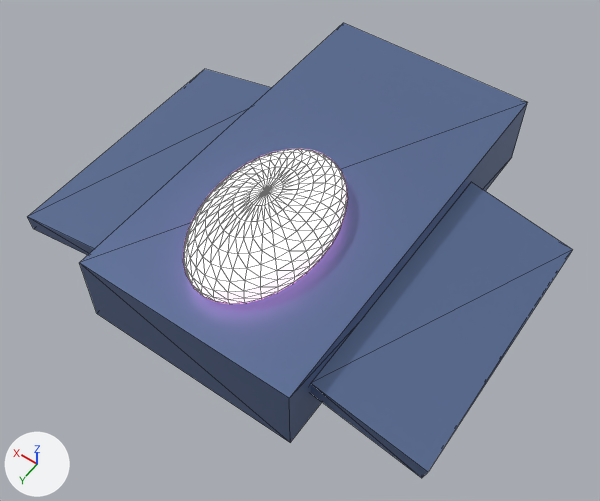
What one commit did to the glTF model public/game/models/scout_t1.glb.
Both versions are drawn from a 50 mm camera at (-1.42, 2.16, 2.95) aimed at (-0.06, 0.25, -0.05). Lighting does not change. The marker at lower left points along +X, +Y and +Z. Mesh edges are drawn as thin lines. Where no turn or scale is listed for an object, it has been applied to the vertices. Vertices at the same position are counted once.

The scene before the commit, as lines of its bpy script (objects in view):
```python
me_cube_133 = bpy.data.meshes.new('Cube.133')
me_cube_133.from_pydata(...)  # a box spanning x -0.5..0.5, y -0.5..0.5, z -0.5..0.5
me_cube_133.materials.append(mat_hull_007)  # blue #6176a0
me_cube_134 = bpy.data.meshes.new('Cube.134')
me_cube_134.from_pydata(...)  # a box spanning x -0.5..0.5, y -0.5..0.5, z -0.5..0.5
me_cube_134.materials.append(mat_hull_007)  # blue #6176a0
me_cube_135 = bpy.data.meshes.new('Cube.135')
me_cube_135.from_pydata(...)  # a box spanning x -0.5..0.5, y -0.5..0.5, z -0.5..0.5
me_cube_135.materials.append(mat_hull_007)  # blue #6176a0
me_sphere_036 = bpy.data.meshes.new('Sphere.036')
me_sphere_036.from_pydata(...)  # a UV sphere (32 segments, 16 rings, poles along z) spanning x -0.28..0.28, y -0.44..0.44, z -0.2..0.2
me_sphere_036.materials.append(mat_accent_006)  # pink #ffaada
ob_cube = bpy.data.objects.new('Cube', me_cube_133)
ob_cube.location = (0.0, 0.0, 0.0)
ob_cube.scale = (1.08, 1.98, 0.38)
ob_cube_001 = bpy.data.objects.new('Cube.001', me_cube_134)
ob_cube_001.location = (0.8, 0.2, 0.0)
ob_cube_001.rotation_euler = (0.0, 0.209, 0.0)  # degrees (0, 12, 0)
ob_cube_001.scale = (0.55, 1.3, 0.08)
ob_cube_002 = bpy.data.objects.new('Cube.002', me_cube_135)
ob_cube_002.location = (-0.8, 0.2, 0.0)
ob_cube_002.rotation_euler = (0.0, -0.209, 0.0)  # degrees (0, -12, 0)
ob_cube_002.scale = (0.55, 1.3, 0.08)
ob_sphere = bpy.data.objects.new('Sphere', me_sphere_036)
ob_sphere.location = (0.0, 0.4, 0.25)
```
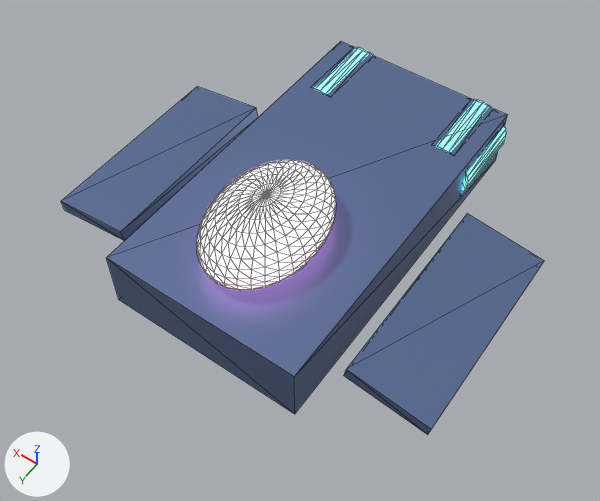
Where the newer file only moved an object's origin or applied its transform, the numbers keep the older frame.

Diff of the bpy script that builds the scene:
```diff
--- a/public/game/models/scout_t1.glb.py
+++ b/public/game/models/scout_t1.glb.py
@@ me_sphere_036 @@
 me_sphere_036.from_pydata(...)  # 482 vertices, 960 faces; spans x -0.28..0.28, y -0.44..0.44, z -0.2..0.2
 # used by ob_sphere; location = (0.0, 0.4, 0.25)
+# me_sphere_036 part 1: the whole mesh is scaled about its middle by (0.893, 0.818, 0.9)
 me_sphere_036.materials.append(mat_accent_006)
@@ ob_cube @@
 ob_cube.location = (0.0, 0.0, 0.0)
-ob_cube.scale = (1.08, 1.98, 0.38)
+ob_cube.scale = (0.98, 1.78, 0.31)
@@ ob_cube_001 @@
 ob_cube_001.location = (0.8, 0.2, 0.0)
-ob_cube_001.rotation_euler = (0.0, 0.209, 0.0)  # degrees (0, 12, 0)
-ob_cube_001.scale = (0.55, 1.3, 0.08)
+ob_cube_001.rotation_euler = (0.0, 0.14, 0.0)  # degrees (0, 8, 0)
+ob_cube_001.scale = (0.4, 1.0, 0.06)
@@ ob_cube_002 @@
 ob_cube_002.location = (-0.8, 0.2, 0.0)
-ob_cube_002.rotation_euler = (0.0, -0.209, 0.0)  # degrees (0, -12, 0)
-ob_cube_002.scale = (0.55, 1.3, 0.08)
+ob_cube_002.rotation_euler = (0.0, -0.14, 0.0)  # degrees (0, -8, 0)
+ob_cube_002.scale = (0.4, 1.0, 0.06)
```

Where the change shows, as pixel boxes [x1, y1, x2, y2] in the pictures (600 x 501 px):
'Cube', rescaled (10% narrower, 11% shorter): before [79, 23, 527, 443]; after [106, 41, 507, 414]
'Cube.002', turned, rescaled: before [311, 182, 572, 478]; after [344, 213, 544, 435]
'Sphere', mesh rescaled (16% narrower, 15% shorter): before [183, 149, 348, 304]; after [197, 160, 336, 291]
'Cube.001', turned, rescaled: before [27, 69, 271, 255]; after [61, 86, 258, 241]
'Cylinder.001', unchanged, uncovered by the edit: after [436, 99, 507, 195]
